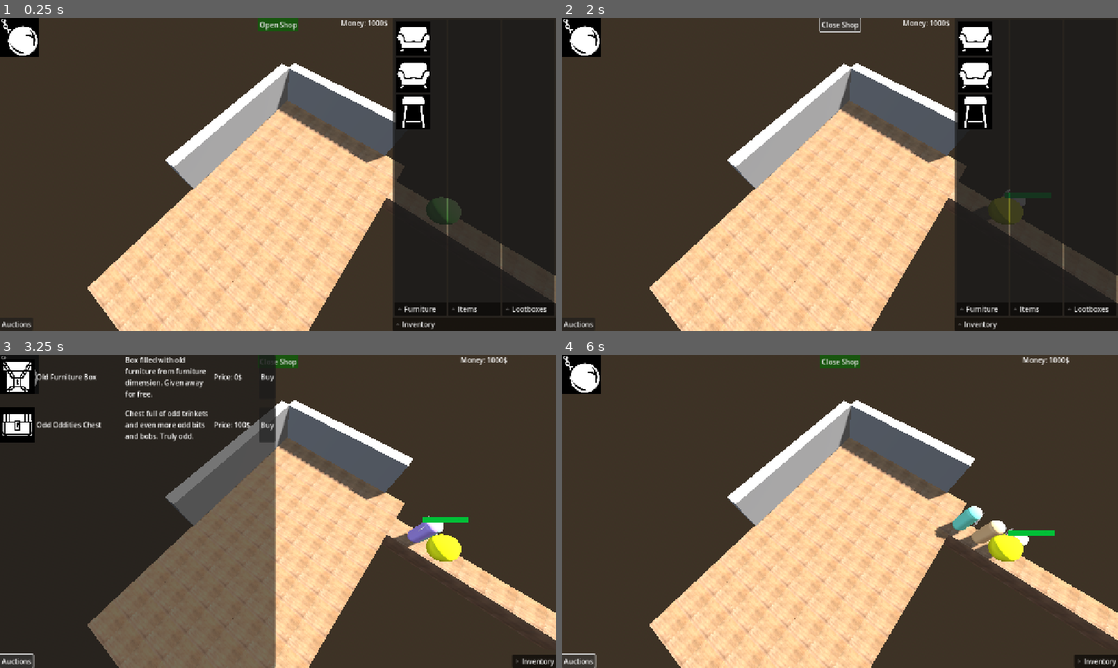
Above: before the commit, frames 1-4 (two rows, left to right).
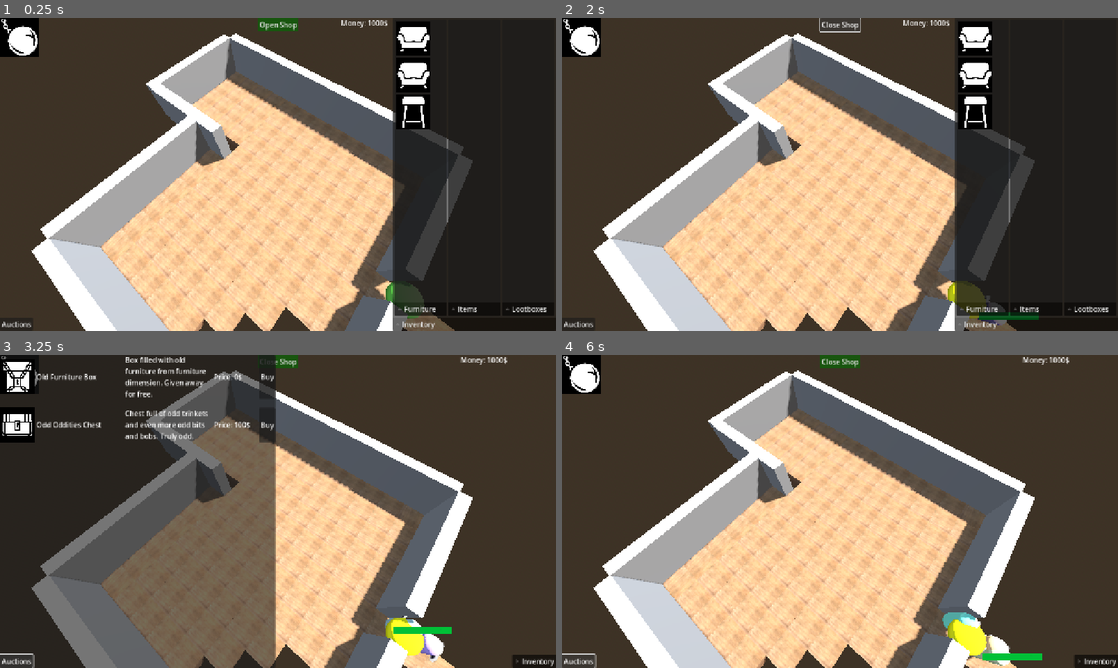
Above: after the commit, the same moments.

Repository: IkutiDev/furniture-hunter
Game: Godot game, scene res://player_room.tscn
Two runs of this game, one before a commit and one after it. Both use one fixed random seed, a clock stepped at 60 frames per second and the inputs below.
Inputs (mouse positions are in pixels of both pictures, inside the frame that each line leads up to):
- Up to frame 1 (0.25 s): no input
- Up to frame 2 (2 s): click (584, 36) at 0.5 s; click "Open Shop" at 1.25 s
- Up to frame 3 (3.25 s): click (411, 376) at 2 s; click "Auctions" at 2.75 s
- Up to frame 4 (6 s): click "Buy" at 3.5 s; click (584, 373) at 4.25 s; click "Buy" at 5 s; click "Auctions" at 5.75 s

The runs differ from the first frame. In frame 1, 24% of the frame differs, in the area x 5-100%, y 4-100%; in frame 2, 25%; in frame 3, 26%; in frame 4, 28%.

Commit message:
eddited player room sligthly

Diff:
--- a/player_room.tscn
+++ b/player_room.tscn
@@ -25,8 +25,8 @@
 tonemap_mode = 2
 
 [sub_resource type="NavigationMesh" id="NavigationMesh_wo40j"]
-vertices = PackedVector3Array(5, 0.52, -0.25, 11.75, 0.52, -0.25, 11.75, 0.52, -0.75, 5, 0.52, -0.75, 4.75, 0.52, -1.75, -1.75, 0.52, -1.75, -1.75, 0.52, 9.75, 4.75, 0.52, 9.75)
-polygons = [PackedInt32Array(2, 1, 0), PackedInt32Array(3, 2, 0), PackedInt32Array(4, 3, 0), PackedInt32Array(5, 4, 0), PackedInt32Array(0, 7, 6), PackedInt32Array(5, 0, 6)]
+vertices = PackedVector3Array(1.75, 0.52, 8, 2.75, 0.52, 7.75, 2.75, 0.52, 7, 3.75, 0.52, 6.75, 4, 0.52, 5.75, 5.75, 0.52, 5.75, 6, 0.52, 3.75, 9.75, 0.52, 3.75, 9.75, 0.52, 3.25, 5.75, 0.52, 3, -2.75, 0.52, 8.75, 1.75, 0.52, 8.75, -5.75, 0.52, -1.75, -5.75, 0.52, 1.75, -1.75, 0.52, 2, -1.75, 0.52, 3, -2.75, 0.52, 3.25, 5.75, 0.52, -1.75)
+polygons = [PackedInt32Array(0, 2, 1), PackedInt32Array(3, 2, 4), PackedInt32Array(6, 5, 4), PackedInt32Array(8, 7, 6), PackedInt32Array(9, 8, 6), PackedInt32Array(9, 6, 4), PackedInt32Array(0, 11, 10), PackedInt32Array(9, 4, 2), PackedInt32Array(14, 13, 12), PackedInt32Array(10, 2, 0), PackedInt32Array(10, 16, 15), PackedInt32Array(15, 2, 10), PackedInt32Array(2, 15, 14), PackedInt32Array(9, 2, 14), PackedInt32Array(17, 9, 14), PackedInt32Array(17, 14, 12)]
 geometry_parsed_geometry_type = 1
 cell_height = 0.01
 agent_radius = 0.2
@@ -140,14 +140,14 @@
 cell_size = Vector3(1, 1, 1)
 cell_center_y = false
 data = {
-"cells": PackedInt32Array(0, 1, 0, 0, 2, 0, 1, 1, 0, 2, 1, 0 …(435 unchanged characters)… 3, 65534, 0, 4, 65535, 0, 5, 65535, 0, 6, 65535, 0, 7, 65535, 0, 8, 65535, 0, 9, 65535, 0, 10, 65535, 0, 11, 65535, 0, 65534, 5, 0, 65535, 5, 0, 0, 5, 0, 1, 5, 0, 2, 5, 0, 4, 4, 0, 4, 3, 0, 4, 2, 0, 4, 1, 0, 4, 0, 0, 4, 65534, 0, 4, 5, 0, 3, 5, 0, 1, 6, 0, 0, 6, 0, 65535, 6, 0, 65534, 6, 0, 65535, 7, 0, 0, 7, 0, 1, 7, 0, 2, 6, 0, 3, 6, 0, 4, 6, 0, 4, 7, 0, 3, 7, 0, 2, 7, 0, 65534, 7, 0, 65534, 8, 0, 65534, 9, 0, 65535, 9, 0, 0, 9, 0, 1, 9, 0, 1, 8, 0, 2, 8, 0, 3, 8, 0, 3, 9, 0, 4, 9, 0, 4, 8, 0, 2, 9, 0, 0, 8, 0, 65535, 8, 0)
+"cells": PackedInt32Array(0, 1, 0, 0, 2, 0, 1, 1, 0, 2, 1, 0 …(435 unchanged characters)… 3, 65534, 0, 4, 65535, 0, 5, 65535, 0, 65534, 5, 0, 65535, 5, 0, 0, 5, 0, 1, 5, 0, 2, 5, 0, 4, 4, 0, 4, 3, 0, 4, 2, 0, 4, 1, 0, 4, 0, 0, 4, 65534, 0, 4, 5, 0, 3, 5, 0, 1, 6, 0, 0, 6, 0, 65535, 6, 0, 65534, 6, 0, 65535, 7, 0, 0, 7, 0, 1, 7, 0, 2, 6, 0, 3, 6, 0, 2, 7, 0, 65534, 7, 0, 65534, 8, 0, 1, 8, 0, 0, 8, 0, 65535, 8, 0, 5, 3, 0, 5, 4, 0, 5, 0, 0, 5, 1, 0, 5, 2, 0, 5, 5, 0, 6, 3, 0, 7, 3, 0, 9, 3, 0, 8, 3, 0, 65533, 3, 1441792, 65533, 4, 1441792, 65533, 5, 1441792, 65533, 6, 1441792, 65533, 7, 1441792, 65533, 8, 1441792, 65533, 1, 1441792, 65533, 0, 1441792, 65533, 65535, 1441792, 65533, 65534, 1441792, 65532, 65534, 1441792, 65531, 65534, 1441792, 65530, 65534, 1441792, 65530, 65535, 1441792, 65530, 0, 1441792, 65530, 1, 1441792, 65531, 1, 1441792, 65532, 1, 1441792, 65532, 0, 1441792, 65532, 65535, 1441792, 65531, 65535, 1441792, 65531, 0, 1441792, 5, 65534, 1441792)
 }
 
 [node name="WallsMap" type="GridMap" parent="."]
 mesh_library = ExtResource("2_plsfm")
 cell_size = Vector3(1, 1, 1)
 data = {
-"cells": PackedInt32Array(0, 65533, 0, 1, 65533, 0, 2, 65533, 0, 3, 65533, 0, 65535, 65533, 0, 65534, 65533, 0, 65533, 65534, 1048576, 65533, 65535, 1048576, 65533, 0, 1048576, 65533, 1, 1048576, 65533, 2, 1048576, 65533, 3, 1048576, 65533, 4, 1048576)
+"cells": PackedInt32Array(2, 9, 655360, 1, 9, 655360, 0, 9, 655360, 65535, 9, 655360, 65534, 9, 655360, 65533, 9, 655360, 65532, 8, 1048576, 65532, 7, 1048576, 65532, 6, 1048576, 65532, 5, 1048576, 65532, 4, 1048576, 65532, 3, 1048576, 65533, 2, 0, 65531, 2, 0, 65532, 2, 0, 65530, 2, 0, 65533, 65533, 0, 65532, 65533, 0, 65531, 65533, 0, 65530, 65533, 0, 65529, 65534, 1048576, 65529, 65535, 1048576, 65529, 0, 1048576, 65529, 1, 1048576, 65529, 2, 1048576, 65534, 65533, 0, 65535, 65533, 0, 0, 65533, 0, 1, 65533, 0, 2, 65533, 0, 3, 65533, 0, 4, 65533, 0, 5, 65533, 0, 6, 65534, 1441792, 6, 65535, 1441792, 6, 0, 1441792, 6, 1, 1441792, 6, 2, 1441792, 6, 4, 1441792, 6, 5, 1441792, 6, 6, 1441792)
 }
 
 [node name="OccupationMap" type="GridMap" parent="."]
@@ -218,14 +218,17 @@
 [node name="AuctionUI" parent="." instance=ExtResource("7_2dulj")]
 
 [node name="Spawner" parent="." node_paths=PackedStringArray("where_to_plonk_customers") instance=ExtResource("9_8qgar")]
-transform = Transform3D(1, 0, 0, 0, 1, 0, 0, 0, 1, 11.060858, 0, 0)
+transform = Transform3D(1, 0, 0, 0, 1, 0, 0, 0, 1, 11.060858, 0, 3.5197692)
 where_to_plonk_customers = NodePath("../NavigationRegion3D")
 
 [node name="SpawnPoint" parent="Spawner" index="0"]
-transform = Transform3D(1, 0, 0, 0, 1, 0, 0, 0, 1, -4.0295935, 0.54527146, -0.52427936)
+transform = Transform3D(1, 0, 0, 0, 1, 0, 0, 0, 1, -3.410407, 0.54527146, -0.07077289)
+
+[node name="TheAreaThatEatsPeople" parent="Spawner" index="1"]
+transform = Transform3D(1, 0, 0, 0, 1, 0, 0, 0, 1, -1.5956945, 0.62753797, 0)
 
 [node name="ShopEntrance" parent="Spawner" index="3"]
-transform = Transform3D(1, 0, 0, 0, 1, 0, 0, 0, 1, -6.8687177, 0, -0.52262264)
+transform = Transform3D(1, 0, 0, 0, 1, 0, 0, 0, 1, -5.8547406, 0, -0.5226226)
 
 [node name="DayToggle" parent="Spawner" index="4"]
 transform = Transform3D(1, 0, 0, 0, 1, 0, 0, 0, 1, -4.4850283, 1.72174, 0)
